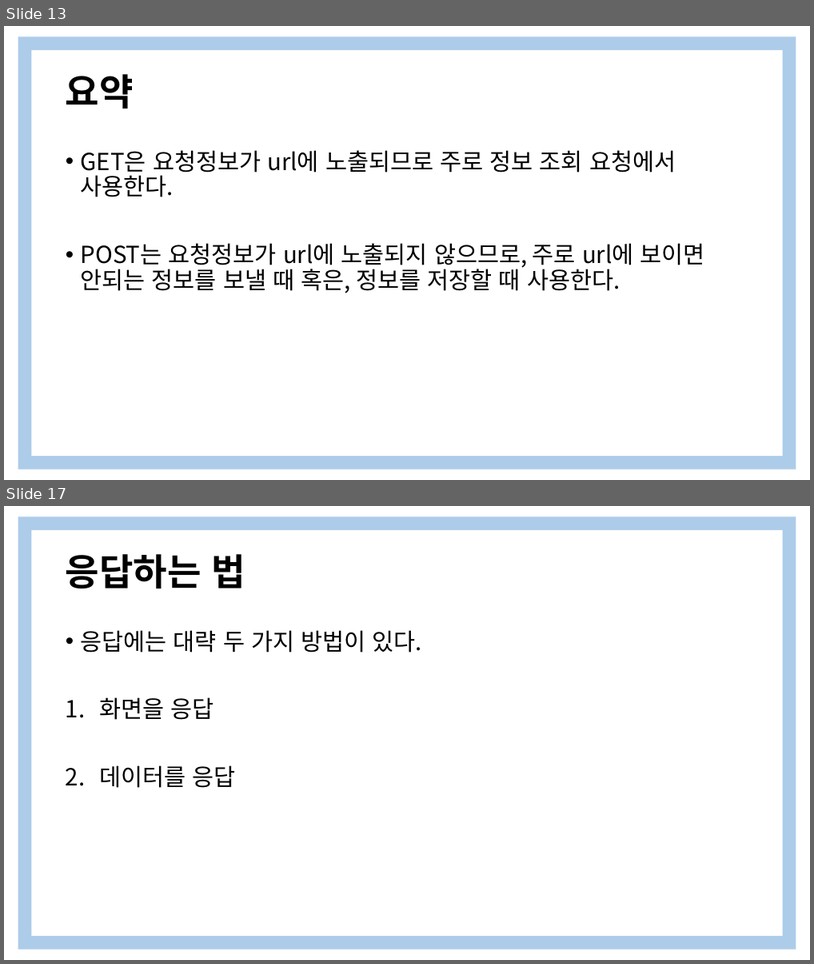
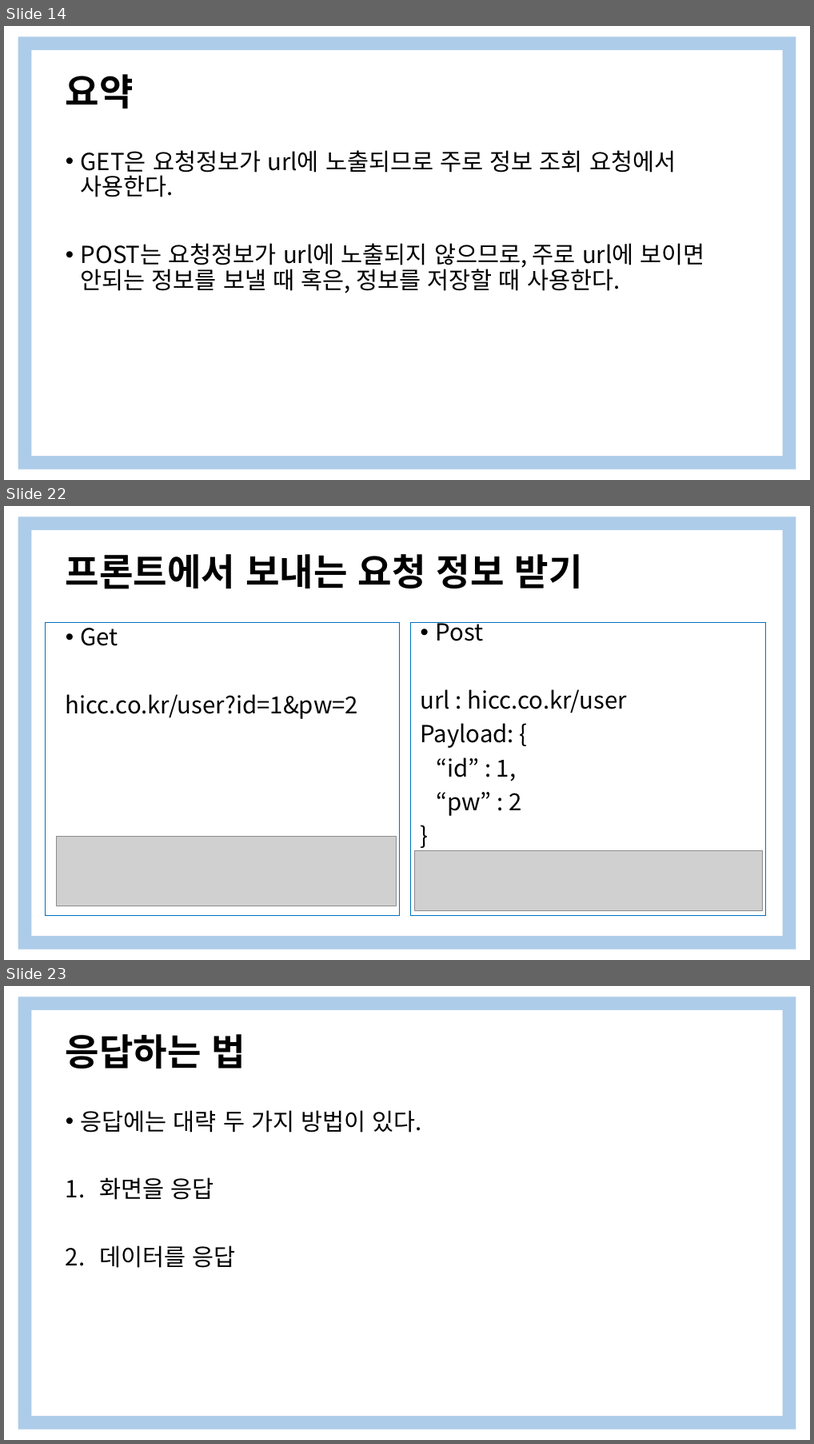
Before and after one commit to yooooonshine/django_seminar, a slide deck: 2주차/Django 특강 2Weeks.pptx. Shown one above the other, each under a label of ours: slides 13 and 17 before the commit, slides 14, 22 and 23 after it; the slides between them are not shown. The pictures are 814x964 and 814x1444 pixels, drawn with LibreOffice and Linux fonts; fonts in the diff are those of the drawing; grey boxes stand for pictures. Boxes give left, top, right and bottom in pixels: in the first picture for what was removed or moved away, otherwise in the second. Text is boxed around its words. In the diff, an @@ line names an element or a change of style, - is before the commit and + after.

```diff
--- a/2주차/Django 특강 2Weeks.pptx
+++ b/2주차/Django 특강 2Weeks.pptx
@@ slide 22 added at (4, 506, 810, 960), background #FFFFFF; not listed: 1 template element that a slide beside it also shows @@
@@ title added at (66, 554, 583, 589), 44 pt, text #000000, bold @@
+프론트에서 보내는 요청 정보 받기
@@ rectangle added at (45, 623, 400, 916), outline #0070C0 1 pt @@
@@ text added at (66, 622, 358, 719), 28 pt, text #000000 @@
+• Get
+hicc.co.kr/user?id=1&pw=2
@@ rectangle added at (411, 623, 766, 916), outline #0070C0 1 pt @@
@@ text added at (421, 622, 626, 816), 28 pt, text #000000 @@
+• Post
+url : hicc.co.kr/user
+Payload: {
+“id” : 1,
+“pw” : 2
+}
@@ picture added at (57, 836, 398, 906) @@
@@ picture added at (414, 851, 762, 911) @@
@@ what was slide 13 is now slide 14 @@
@@ what was slide 17 is now slide 23 @@
```
Also in this commit, not shown: 5 slides changed, 10 other slides added, 4 slides removed.
